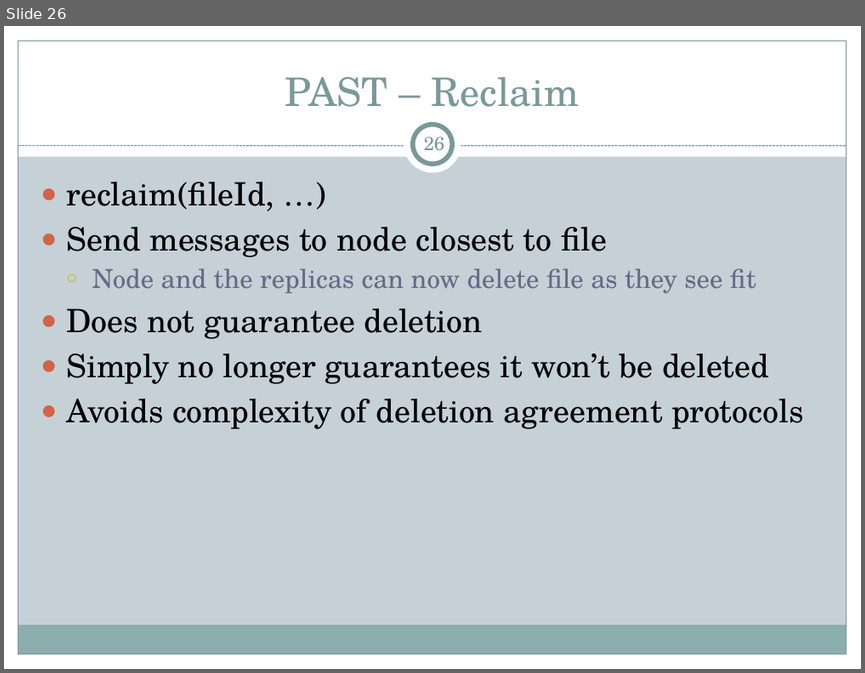
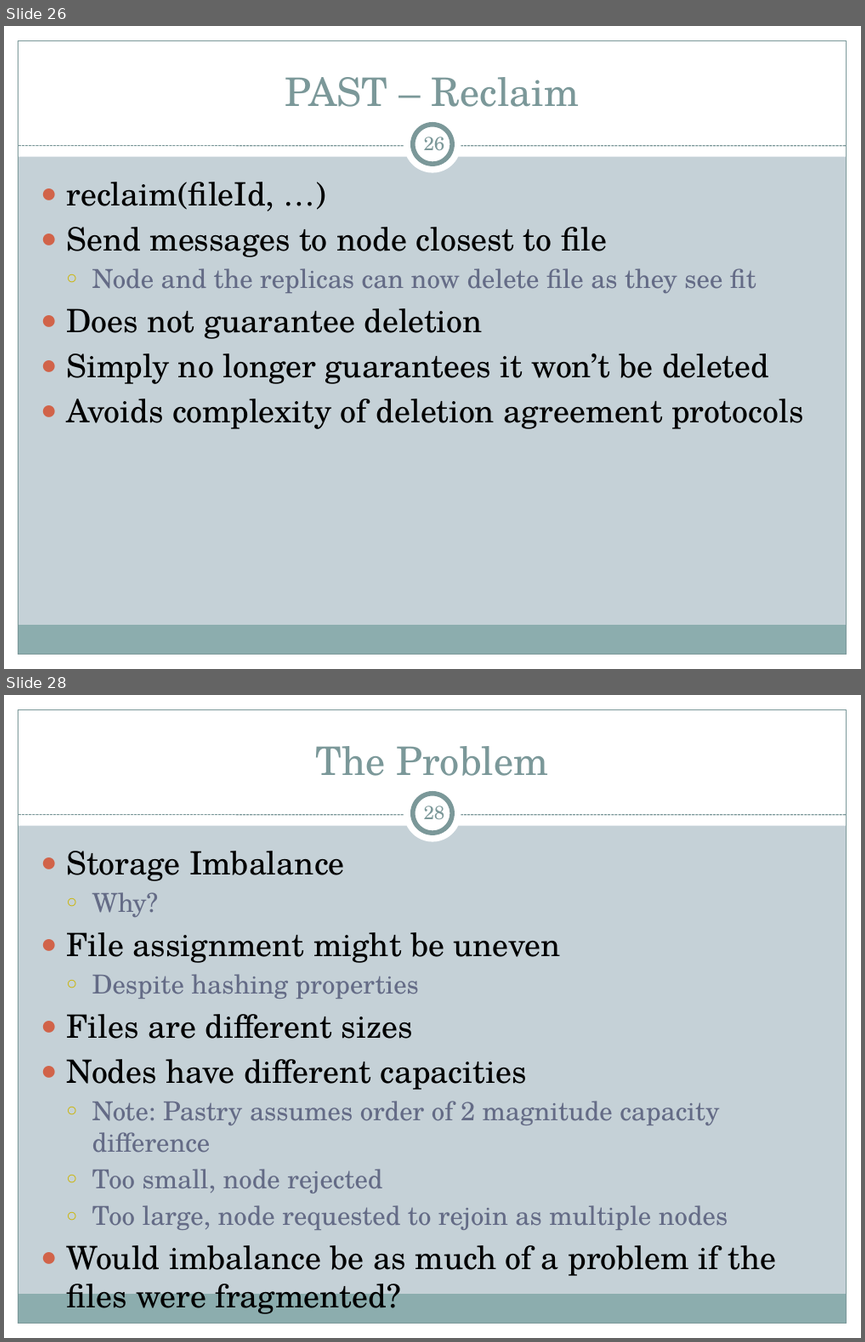
Before and after one commit to cs525-koala/documents, a slide deck: p2p/P2P Apps.pptx. Shown one above the other, each under a label of ours: slide 26 before the commit, slides 26 and 28 after it; the slides between them are not shown. The pictures are 865x673 and 865x1342 pixels, drawn with LibreOffice and Linux fonts; fonts in the diff are those of the drawing. Boxes give left, top, right and bottom in pixels: in the first picture for what was removed or moved away, otherwise in the second. Text is boxed around its words. In the diff, an @@ line names an element or a change of style, - is before the commit and + after.

```diff
--- a/p2p/P2P Apps.pptx
+++ b/p2p/P2P Apps.pptx
@@ slide 28 added at (4, 695, 861, 1338), background #C5D1D7; not listed: 9 template elements that a slide beside it also shows @@
@@ title added at (316, 746, 549, 776), 33 pt, text #7C999A @@
+The Problem
@@ page number added at (424, 800, 445, 819), 16 pt, text #7C999A @@
+28
@@ text added at (66, 851, 777, 1276), 27 pt, text #000000 @@
+● Storage Imbalance
+  ○ Why?
+● File assignment might be uneven
+  ○ Despite hashing properties
+● Files are different sizes
+● Nodes have different capacities
+  ○ Note: Pastry assumes order of 2 magnitude capacity difference
+  ○ Too small, node rejected
+  ○ Too large, node requested to rejoin as multiple nodes
+● Would imbalance be as much of a problem if the files were fragmented?
```
Also in this commit, not shown: 1 slide changed, 2 other slides added, 1 slide removed.
